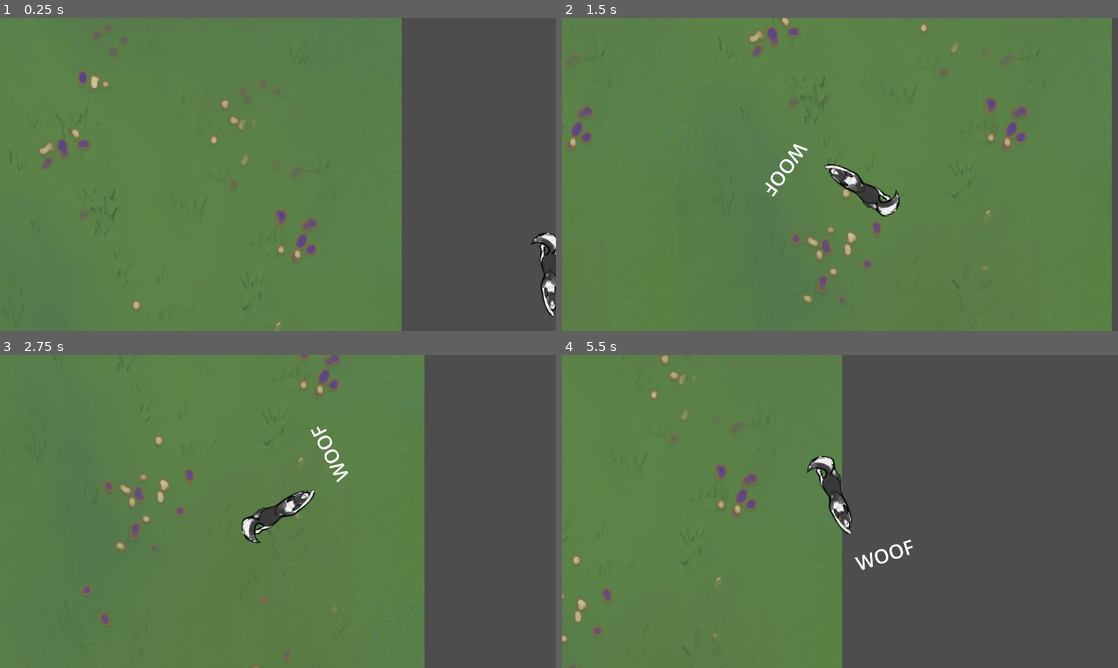
Above: before the commit, frames 1-4 (two rows, left to right).
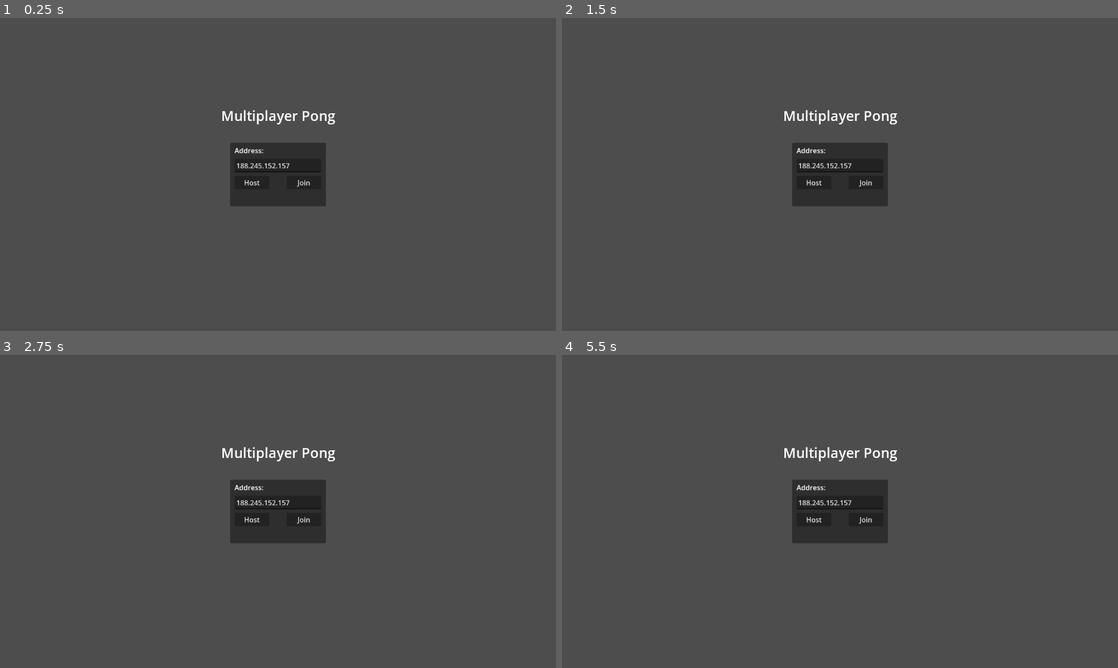
Above: after the commit, the same moments.

Repository: Nowan/slavic-game-jam-2024
Game: Godot game, scene res://src/scenes/lobby/lobby.tscn
Same seed, same stepped clock (60 frames per second), same inputs: the game is played once before the commit and once after it. Before the commit the project starts from res://src/scenes/main/MainScene.tscn.
Inputs:
- Up to frame 1 (0.25 s): no input
- Up to frame 2 (1.5 s): hold D (move_right) 0.53-1.28 s; hold Space (user_power) 0.53-1.28 s; hold S (move_down) from 1.28 s (still down); tap Space (user_power) at 1.35 s
- Up to frame 3 (2.75 s): release S (move_down) at 2.03 s; hold D (move_right) from 2.03 s (still down); hold Space (user_power) from 2.03 s (still down)
- Up to frame 4 (5.5 s): release D (move_right) at 2.78 s; release Space (user_power) at 2.78 s; hold W (move_up) 2.78-3.53 s; tap Space (user_power) at 2.85, 4.35 s; hold Space (user_power) 3.53-4.28 s; hold A (move_left) 3.53-5.03 s; hold S (move_down) from 5.03 s (still down); hold Space (user_power) from 5.03 s (still down)

The runs differ from the first frame. In frame 1, 73% of the frame differs, in the area x 0-100%, y 0-100%; in frame 2, 98%, in the area x 0-99%, y 0-100%; in frame 3, 76%; in frame 4, 52%.

Commit message:
Set up for dedicated server

Diff:
--- a/project.godot
+++ b/project.godot
@@ -11,7 +11,7 @@
 [application]
 
 config/name="Slavic Game Jam 2024"
-run/main_scene="res://src/scenes/main/MainScene.tscn"
+run/main_scene="res://src/scenes/lobby/lobby.tscn"
 config/features=PackedStringArray("4.3", "Forward Plus")
 config/icon="res://icon.svg"
 
--- a/src/scenes/dog/dog.gd
+++ b/src/scenes/dog/dog.gd
@@ -9,9 +9,9 @@
 # Called when the node enters the scene tree for the first time.
 func _ready() -> void:
 	if multiplayer.is_server():
+		set_multiplayer_authority(multiplayer.get_peers()[0])
+	else:
 		set_multiplayer_authority(multiplayer.get_unique_id())
-	else:
-		set_multiplayer_authority(multiplayer.get_peers()[0])
 
 	print("Unique id: ", multiplayer.get_unique_id())
 
@@ -43,11 +43,11 @@
 
 @rpc("unreliable")
 func set_pos_and_motion(pos: Vector2, rot: float, direction: int, velocity: Vector2) -> void:
-	# print(pos)
-	# print(rot)
-	# print(direction)
-	# print(velocity)
-	print("set called!")
+	print(pos)
+	print(rot)
+	print(direction)
+	print(velocity)
+	# print("set called!")
 	position = pos
 	rotation = rot
 	_direction = direction
--- a/src/scenes/lobby/lobby.gd
+++ b/src/scenes/lobby/lobby.gd
@@ -16,6 +16,14 @@
 var peer: ENetMultiplayerPeer
 
 func _ready() -> void:
+	if DisplayServer.get_name() == "headless":
+		# Run your server startup code here...
+		#
+		# Using this check, you can start a dedicated server by running
+		# a Godot binary (editor or export template) with the `--headless`
+		# command-line argument.
+		_on_host_pressed()
+
 	# Connect all the callbacks related to networking.
 	multiplayer.peer_connected.connect(_player_connected)
 	multiplayer.peer_disconnected.connect(_player_disconnected)
--- a/src/scenes/lobby/lobby.tscn
+++ b/src/scenes/lobby/lobby.tscn
@@ -73,7 +73,7 @@
 offset_bottom = 68.0
 size_flags_horizontal = 2
 size_flags_vertical = 2
-text = "100.85.197.133"
+text = "188.245.152.157"
 
 [node name="HostButton" type="Button" parent="LobbyPanel"]
 layout_mode = 0
